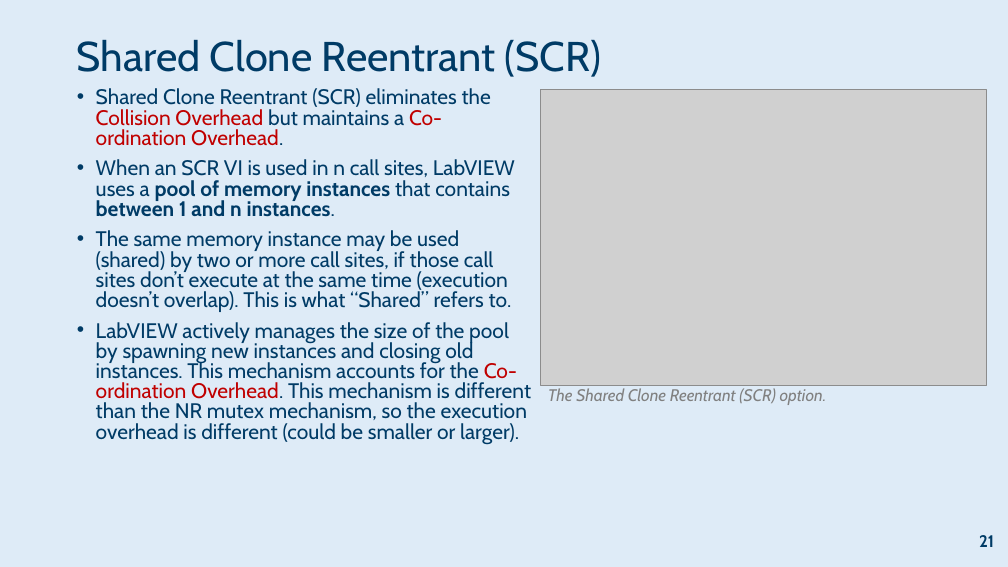
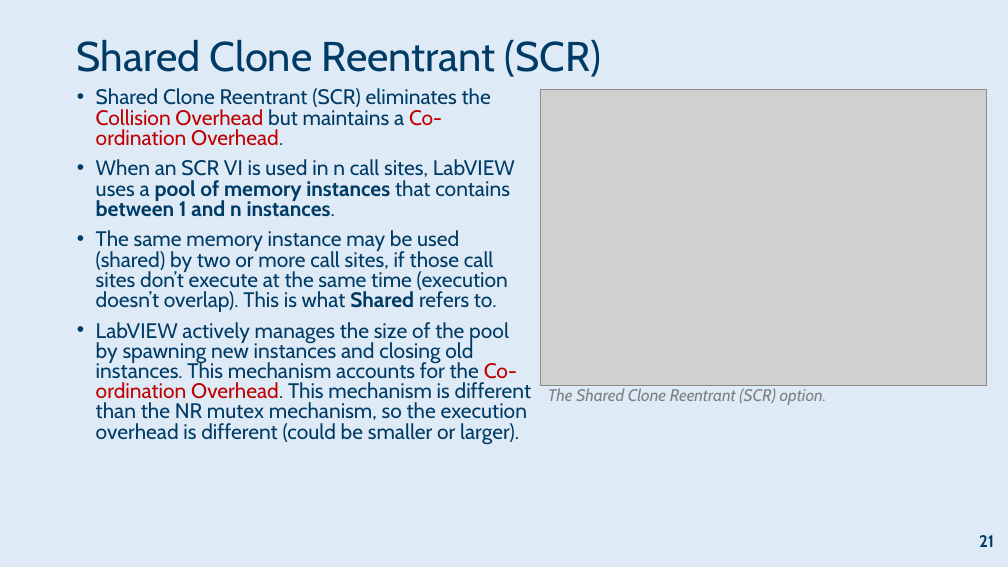
Before and after one commit to RobustoSystems/LabVIEWMultithreading, a slide deck: slide 21 of 2026-09-23 LabVIEW Multithreading and VI Execution Settings (GDevCon7).pptx. Drawn at 1008x567 pixels with LibreOffice and Linux fonts; fonts in the diff are those of the drawing; grey boxes stand for pictures; background and template pictures are left out. Boxes give left, top, right and bottom in pixels: in the first picture for what was removed or moved away, otherwise in the second. Text is boxed around its words. In the diff, an @@ line names an element or a change of style, - is before the commit and + after.

Commit message:
Small improvement to slide 21

```diff
--- a/2026-09-23 LabVIEW Multithreading and VI Execution Settings (GDevCon7).pptx
+++ b/2026-09-23 LabVIEW Multithreading and VI Execution Settings (GDevCon7).pptx
@@ text at [96, 230, 508, 312]: text changed @@
-• The same memory instance may be used (shared) by two or more call sites, if those call sites don’t execute at the same time (execution doesn’t overlap). This is what “Shared” refers to.
+• The same memory instance may be used (shared) by two or more call sites, if those call sites don’t execute at the same time (execution doesn’t overlap). This is what Shared refers to.
```
